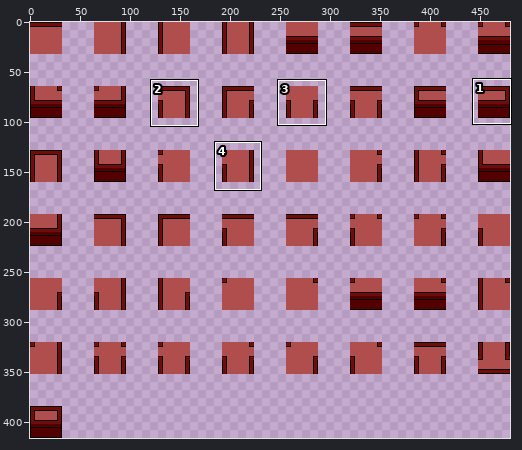
One commit to this sprite sheet: Assets/Tileset/TopDownWall.png. Above: a wide view before the commit, with the close-up outlined.
Close-up. The starting point:
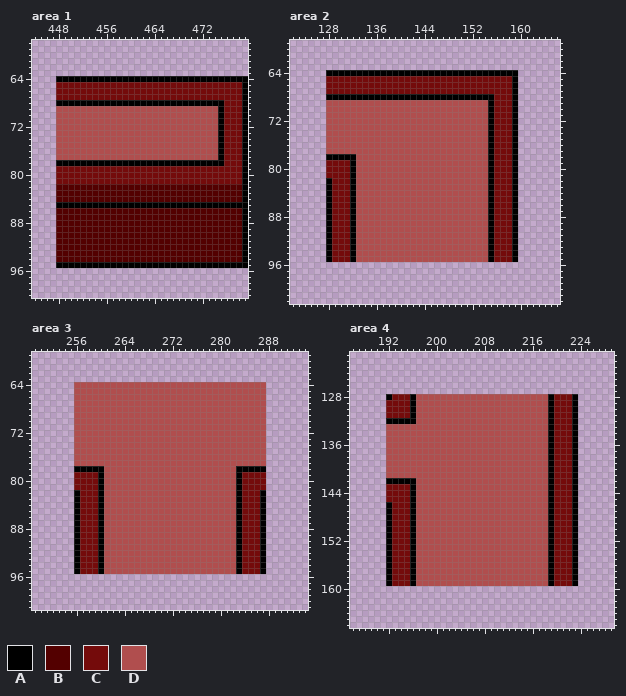
The file is 480x416 pixels. Shown: area 1: x 444..479, y 58..100; area 2: x 122..166, y 59..102; area 3: x 249..294, y 59..101; area 4: x 186..229, y 121..166. The commit also changed other parts of the picture, which this record leaves out.
Palette (. is transparent): A #000000  B #530000  C #740b0b  D #b04e4e
And afterwards:
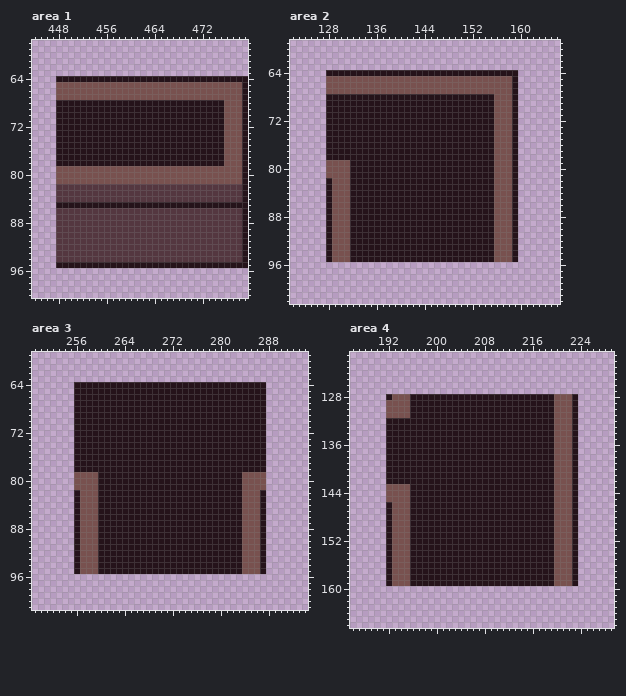
Difference:
colour B: #530000 -> #543740
colour C: #740b0b -> #78514f
colour D: #b04e4e -> #25131a
Changed rows in their new state; - is a pixel that keeps its letter.
Area 1:
first column x 448:
 64 DDDDDDDDDDDDDDDDDDDDDDDDDDDDDDDD
 65 -------------------------------D
 66 -------------------------------D
 67 -------------------------------D
 68 DDDDDDDDDDDDDDDDDDDDDDDDDDDD---D
 69 ---------------------------D---D
 70 ---------------------------D---D
 71 ---------------------------D---D
 72 ---------------------------D---D
 73 ---------------------------D---D
 74 ---------------------------D---D
 75 ---------------------------D---D
 76 ---------------------------D---D
 77 ---------------------------D---D
 78 DDDDDDDDDDDDDDDDDDDDDDDDDDDD---D
 79 -------------------------------D
 80 -------------------------------D
 81 -------------------------------D
 82 -------------------------------D
 83 -------------------------------D
 84 -------------------------------D
 85 DDDDDDDDDDDDDDDDDDDDDDDDDDDDDDDD
 86 -------------------------------D
 87 -------------------------------D
 88 -------------------------------D
 89 -------------------------------D
 90 -------------------------------D
 91 -------------------------------D
 92 -------------------------------D
 93 -------------------------------D
 94 -------------------------------D
 95 DDDDDDDDDDDDDDDDDDDDDDDDDDDDDDDD
Area 2:
first column x 128:
 64 DDDDDDDDDDDDDDDDDDDDDDDDDDDDDDDD
 65 -------------------------------D
 66 -------------------------------D
 67 -------------------------------D
 68 DDDDDDDDDDDDDDDDDDDDDDDDDDDD---D
 69 ---------------------------D---D
 70 ---------------------------D---D
 71 ---------------------------D---D
 72 ---------------------------D---D
 73 ---------------------------D---D
 74 ---------------------------D---D
 75 ---------------------------D---D
 76 ---------------------------D---D
 77 ---------------------------D---D
 78 DDDDD----------------------D---D
 79 ----D----------------------D---D
 80 ----D----------------------D---D
 81 ----D----------------------D---D
 82 D---D----------------------D---D
 83 D---D----------------------D---D
 84 D---D----------------------D---D
 85 D---D----------------------D---D
 86 D---D----------------------D---D
 87 D---D----------------------D---D
 88 D---D----------------------D---D
 89 D---D----------------------D---D
 90 D---D----------------------D---D
 91 D---D----------------------D---D
 92 D---D----------------------D---D
 93 D---D----------------------D---D
 94 D---D----------------------D---D
 95 D---D----------------------D---D
Area 3:
first column x 256:
 78 DDDDD----------------------DDDDD
 79 ----D----------------------D----
 80 ----D----------------------D----
 81 ----D----------------------D----
 82 D---D----------------------D---D
 83 D---D----------------------D---D
 84 D---D----------------------D---D
 85 D---D----------------------D---D
 86 D---D----------------------D---D
 87 D---D----------------------D---D
 88 D---D----------------------D---D
 89 D---D----------------------D---D
 90 D---D----------------------D---D
 91 D---D----------------------D---D
 92 D---D----------------------D---D
 93 D---D----------------------D---D
 94 D---D----------------------D---D
 95 D---D----------------------D---D
Area 4:
first column x 192:
128 D---D----------------------D---D
129 ----D----------------------D---D
130 ----D----------------------D---D
131 ----D----------------------D---D
132 DDDDD----------------------D---D
133 ---------------------------D---D
134 ---------------------------D---D
135 ---------------------------D---D
136 ---------------------------D---D
137 ---------------------------D---D
138 ---------------------------D---D
139 ---------------------------D---D
140 ---------------------------D---D
141 ---------------------------D---D
142 DDDDD----------------------D---D
143 ----D----------------------D---D
144 ----D----------------------D---D
145 ----D----------------------D---D
146 D---D----------------------D---D
147 D---D----------------------D---D
148 D---D----------------------D---D
149 D---D----------------------D---D
150 D---D----------------------D---D
151 D---D----------------------D---D
152 D---D----------------------D---D
153 D---D----------------------D---D
154 D---D----------------------D---D
155 D---D----------------------D---D
156 D---D----------------------D---D
157 D---D----------------------D---D
158 D---D----------------------D---D
159 D---D----------------------D---D
Boxes around the changes in both close-ups, in picture pixels (x1, y1, x2, y2):
changed: (56, 76, 248, 268)
changed: (326, 70, 518, 262)
changed: (74, 382, 266, 574)
changed: (386, 394, 578, 586)
